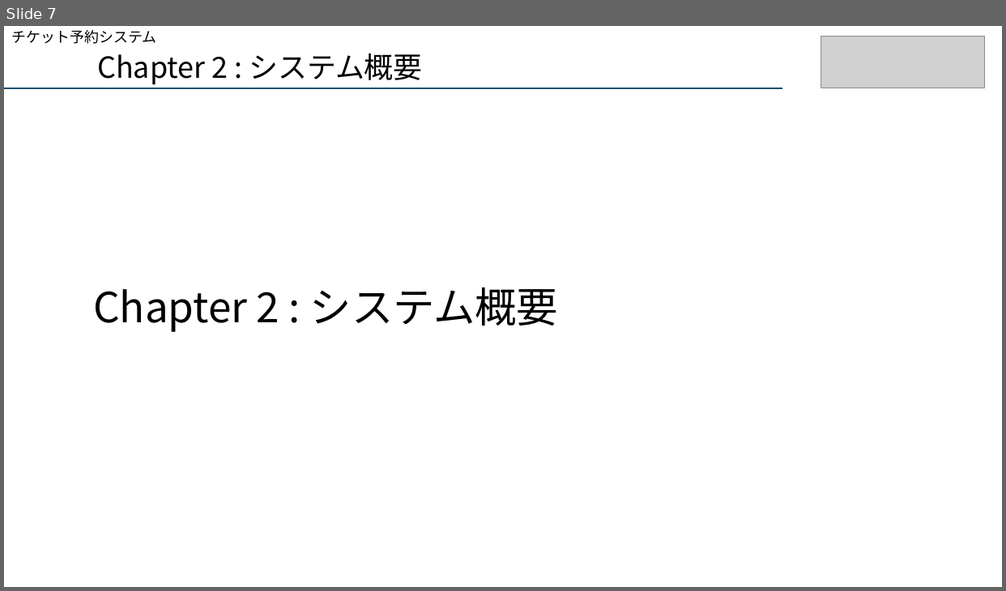
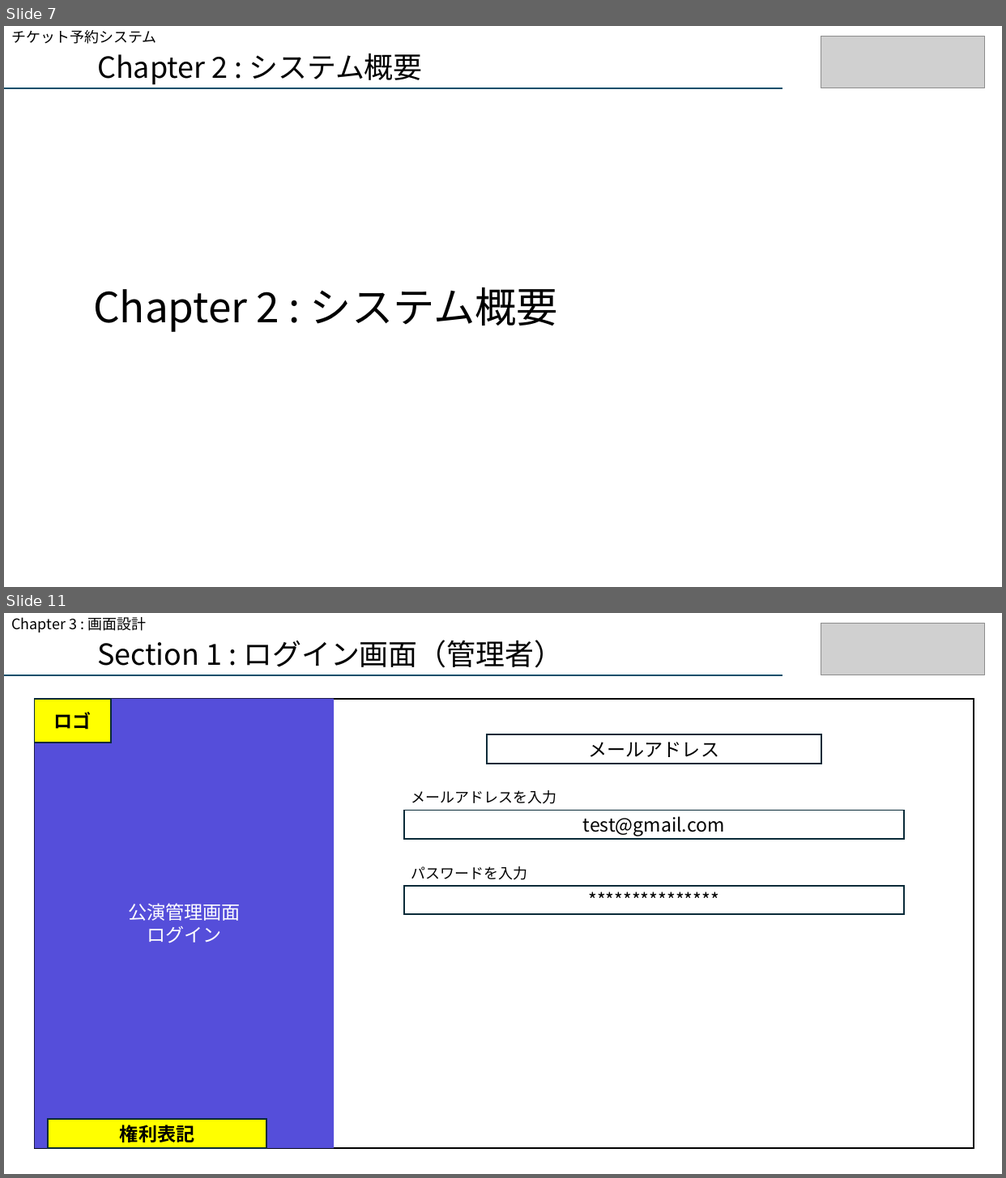
Before and after one commit to aokib7605/resat_sql, a slide deck: りざっと案件_仕様概要書.pptx. Shown one above the other, each under a label of ours: slide 7 before the commit, slides 7 and 11 after it; the slides between them are not shown. The pictures are 1006x591 and 1006x1178 pixels, drawn with LibreOffice and Linux fonts; fonts in the diff are those of the drawing; grey boxes stand for pictures. Boxes give left, top, right and bottom in pixels: in the first picture for what was removed or moved away, otherwise in the second. Text is boxed around its words. In the diff, an @@ line names an element or a change of style, - is before the commit and + after.

```diff
--- a/りざっと案件_仕様概要書.pptx
+++ b/りざっと案件_仕様概要書.pptx
@@ slide 11 added at box(4, 613, 1002, 1174), background #FFFFFF @@
@@ text added at box(11, 617, 146, 632), 14 pt, text #000000 @@
+Chapter 3 : 画面設計
@@ picture added at box(821, 623, 986, 675) @@
@@ text added at box(97, 640, 563, 668), 28 pt, text #000000 @@
+Section 1 : ログイン画面（管理者）
@@ line added from (4, 675) to (782, 675), #084F6A 1.5 pt @@
@@ rectangle added at box(35, 699, 974, 1149), fill #FFFFFF, outline #000000 1.5 pt @@
@@ rectangle added at box(35, 698, 334, 1148), fill #554EDA, 18 pt, text #FFFFFF @@
+公演管理画面
+ログイン
@@ rectangle added at box(35, 698, 111, 743), fill #FFFF00, outline #092A39 1.5 pt, 18 pt, text #000000, bold @@
+ロゴ
@@ rectangle added at box(487, 735, 821, 764), fill #FFFFFF, outline #092A39 1.5 pt, 18 pt, text #000000 @@
+メールアドレス
@@ text added at box(411, 790, 557, 804), 14 pt, text #000000 @@
+メールアドレスを入力
@@ rectangle added at box(404, 811, 904, 840), fill #FFFFFF, outline #092A39 1.5 pt, 18 pt, text #000000 @@
+test@gmail.com
@@ text added at box(411, 867, 528, 880), 14 pt, text #000000 @@
+パスワードを入力
@@ rectangle added at box(404, 886, 904, 915), fill #FFFFFF, outline #092A39 1.5 pt, 18 pt, text #000000 @@
+***************
@@ rectangle added at box(48, 1119, 266, 1148), fill #FFFF00, outline #092A39 1.5 pt, 18 pt, text #000000, bold @@
+権利表記
```
Also in this commit, not shown: 5 slides changed, 2 other slides added, 17 other files.
